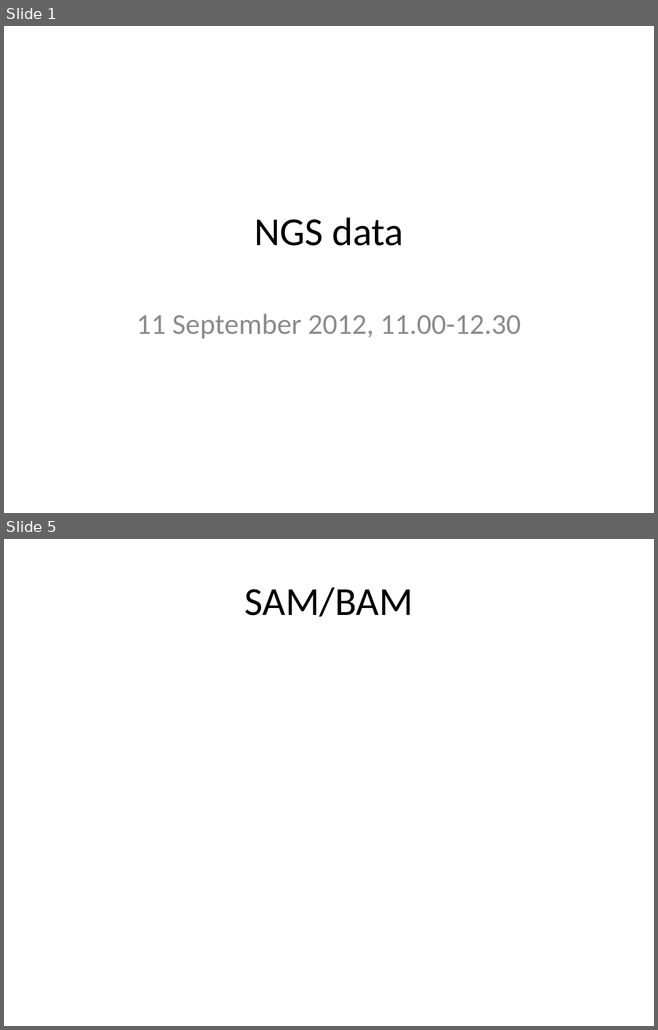
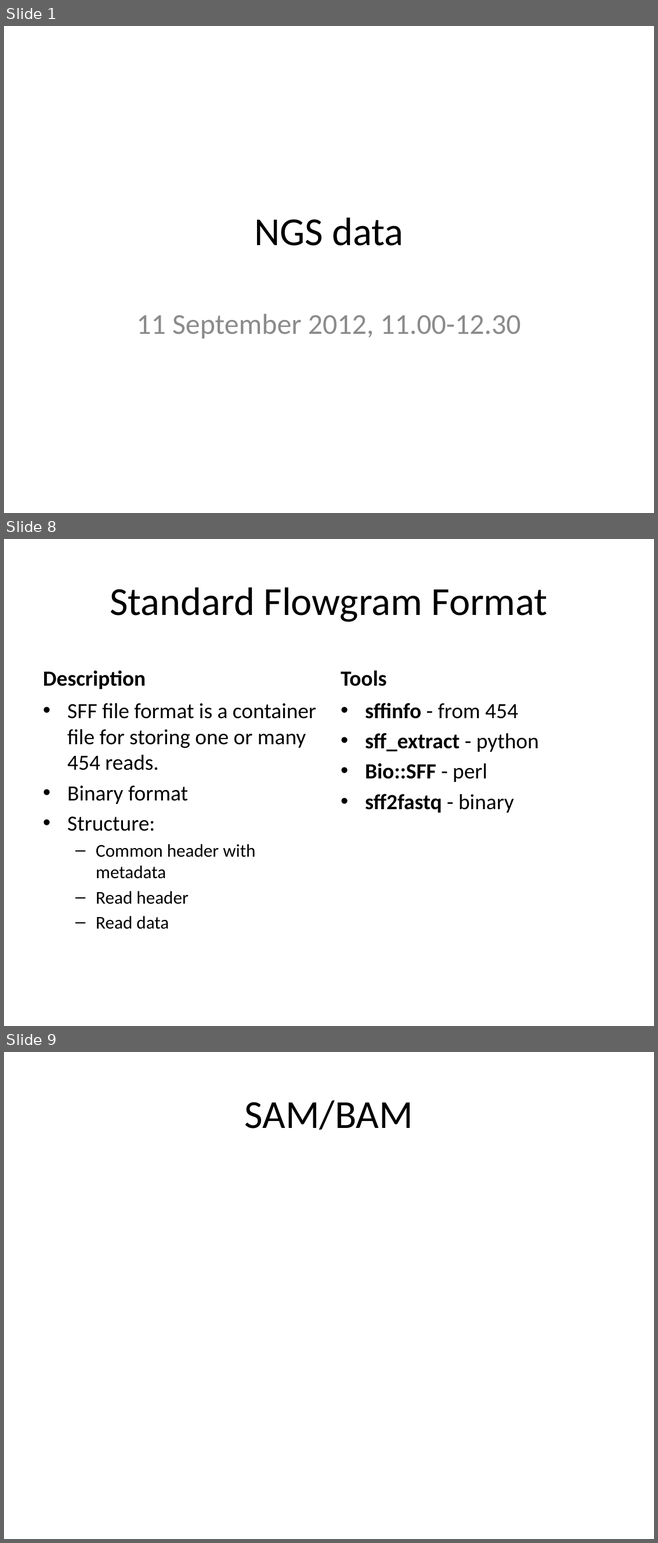
Before and after one commit to rvosa/ngs-workflows, a slide deck: doc/slides/day1/session2/NGSdata.pptx. Shown one above the other, each under a label of ours: slides 1 and 5 before the commit, slides 1, 8 and 9 after it; the slides between them are not shown. The pictures are 658x1030 and 658x1543 pixels, drawn with LibreOffice and Linux fonts; fonts in the diff are those of the drawing. Boxes give left, top, right and bottom in pixels: in the first picture for what was removed or moved away, otherwise in the second. Text is boxed around its words. In the diff, an @@ line names an element or a change of style, - is before the commit and + after.

```diff
--- a/doc/slides/day1/session2/NGSdata.pptx
+++ b/doc/slides/day1/session2/NGSdata.pptx
@@ slide 8 added at (4, 539, 654, 1026), background #FFFFFF @@
@@ title added at (110, 587, 547, 622), 44 pt, text #000000 @@
+Standard Flowgram Format
@@ text added at (43, 670, 146, 689), 24 pt, text #000000, bold @@
+Description
@@ text added at (340, 670, 386, 686), 24 pt, text #000000, bold @@
+Tools
@@ text added at (67, 703, 316, 929), 24 pt, text #000000 @@
+• SFF file format is a container file for storing one or many 454 reads.
+• Binary format
+• Structure:
+  – Common header with metadata
+  – Read header
+  – Read data
@@ text added at (365, 703, 539, 813), 24 pt, text #000000, bold @@
+• sffinfo - from 454
+• sff_extract - python
+• Bio::SFF - perl
+• sff2fastq - binary
@@ what was slide 5 is now slide 9 @@
```
Also in this commit, not shown: 3 slides changed, 5 other slides added, 2 slides removed.
